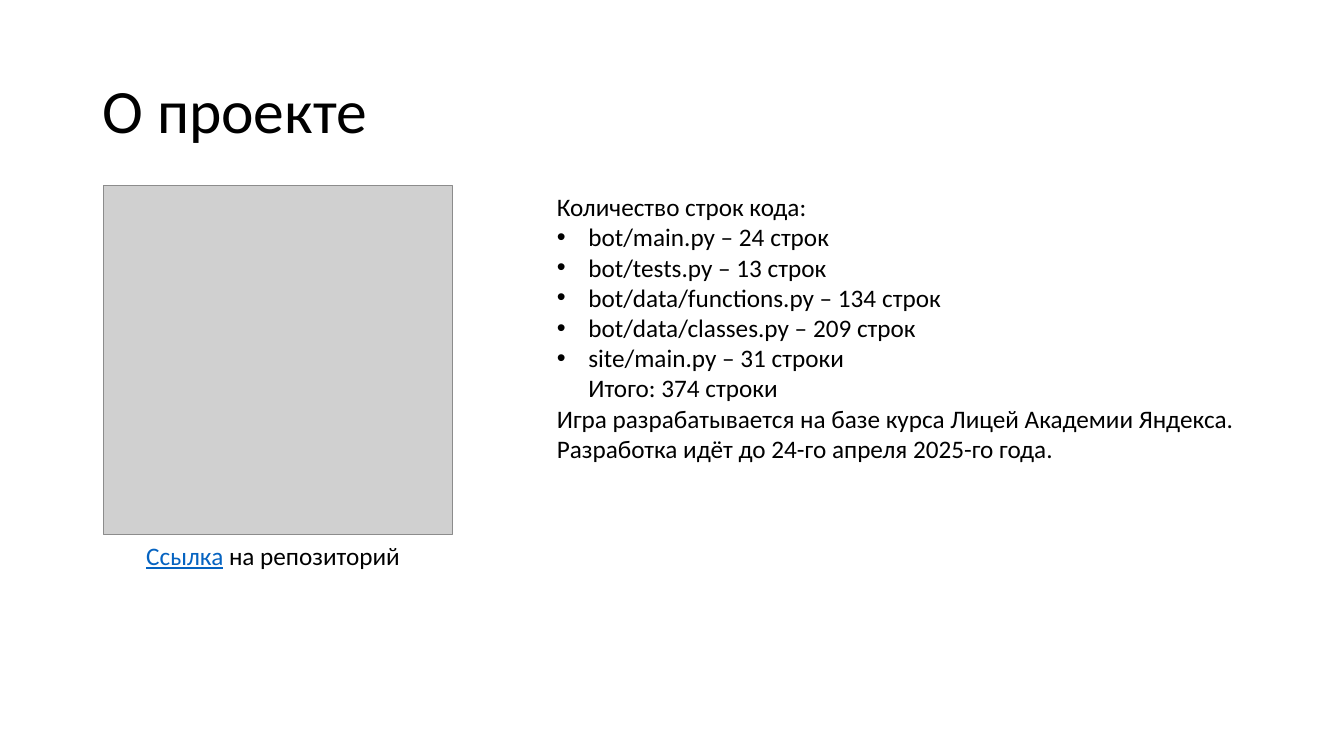
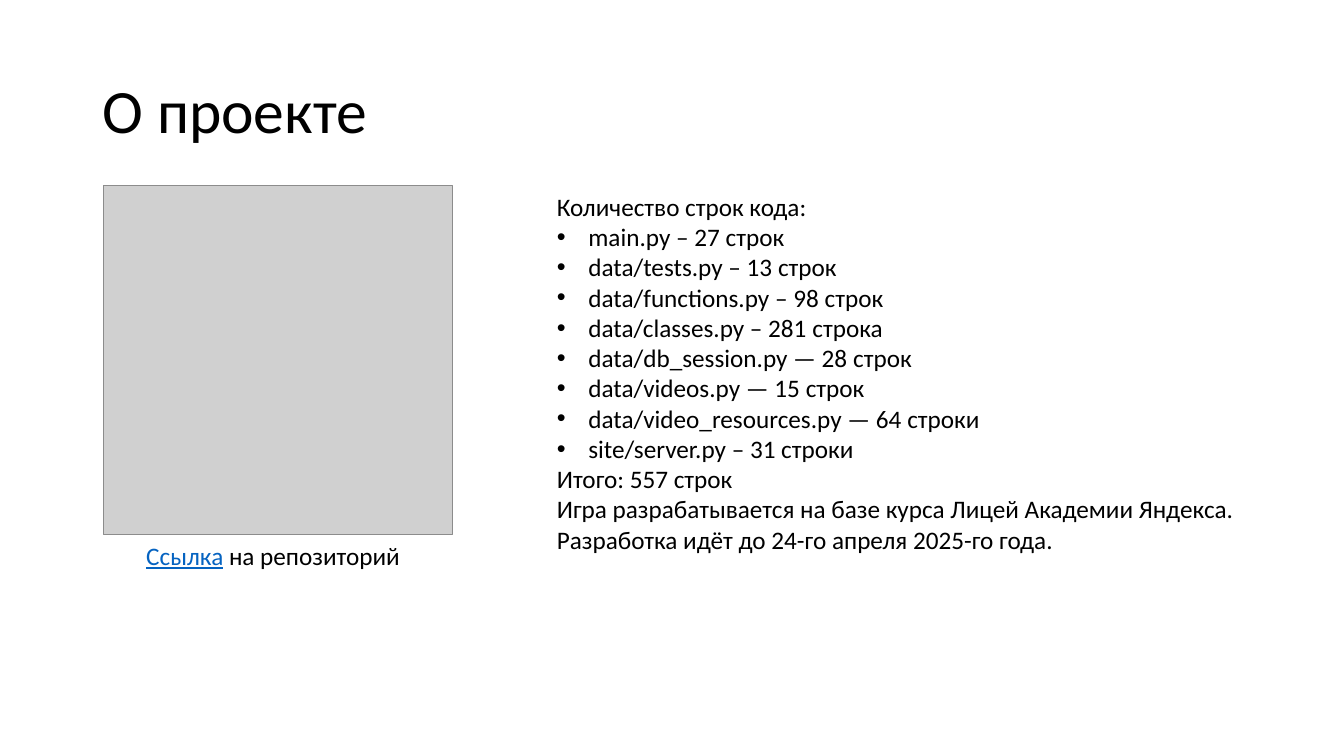
Before and after one commit to SMS-message/WEBProject, a slide deck: slide 13 of materials/presentation.pptx. Drawn at 1344x756 pixels with LibreOffice and Linux fonts; fonts in the diff are those of the drawing; grey boxes stand for pictures. Boxes give left, top, right and bottom in pixels: in the first picture for what was removed or moved away, otherwise in the second. Text is boxed around its words. In the diff, an @@ line names an element or a change of style, - is before the commit and + after.

```diff
--- a/materials/presentation.pptx
+++ b/materials/presentation.pptx
@@ text at (557,228,979,492): text changed @@
-• bot/main.py – 24 строк
-• bot/tests.py – 13 строк
-• bot/data/functions.py – 134 строк
-• bot/data/classes.py – 209 строк
-• site/main.py – 31 строки
-  Итого: 374 строки
+• main.py – 27 строк
+• data/tests.py – 13 строк
+• data/functions.py – 98 строк
+• data/classes.py – 281 строка
+• data/db_session.py — 28 строк
+• data/videos.py — 15 строк
+• data/video_resources.py — 64 строки
+• site/server.py – 31 строки
+Итого: 557 строк
```
Also in this commit, not shown: 1 other slide changed, 9 other files.
